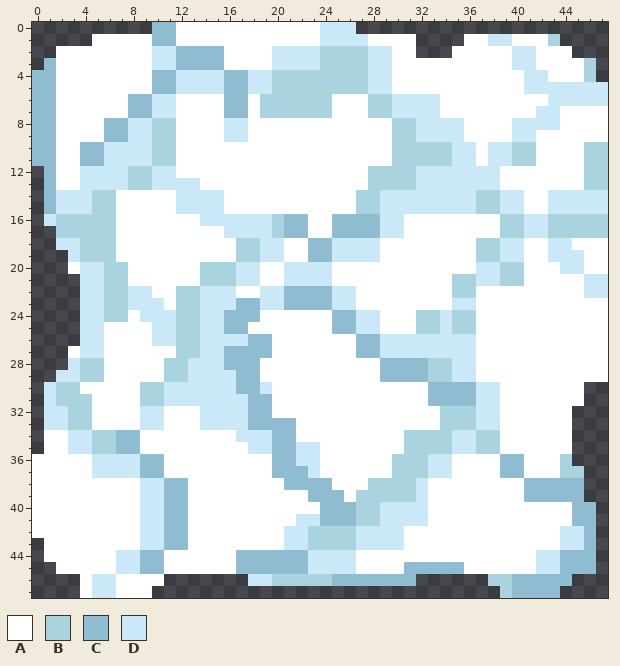
Two versions of one pixel-art sprite, Resources/Images/Map/cushion.png. Above is the file before it was changed.
The file is 48x48 pixels.
Palette (. is transparent): A #ffffff  B #a8d3df  C #8fbcd1  D #cbe8f8
Pixels before, first column x 0:
 0 ..........CCAAAAAAAAAAAADDD.....................
 1 .....AAAAACCAAAAAAAAAAAADDDDAAAA....AADDAAAB....
 2 ..AAAAAAAADDCCCCAAAADDDDBBBBDDAA...AAAAADDAAA...
 3 .CAAAAAAAADDCCCCAAAADDDDBBBBDDAAAAAAAAAADDAAAAB.
 4 CCAAAAAAAACCDDDDCCDDBBBBBBBBDDAAAAAAAAAAADDAAAB.
 5 CCAAAAAAAACCDDDDCCDDBBBBBBBBDDAAAAAAAAAAADDDDDDD
 6 CCAAAAAACCDDAAAACCABBBBBBAAABBDDDDAAAAAAAAADDDDD
 7 CCAAAAAACCDDAAAACCABBBBBBAAABBDDDDAAAAAAAADDAAAA
 8 CCAAAACCDDBBAAAADDAAAAAAAAAAAABBDDDDAAAADDDDAAAA
 9 CCAAAACCDDBBAAAADDAAAAAAAAAAAABBDDDDAAAADDAAAAAA
10 CCAACCDDDDBBAAAAAAAAAAAAAAAAAABBBBBDDADDBBAAAABB
11 CCAACCDDDDBBAAAAAAAAAAAAAAAAAABBBBBDDADDBBAAAABB
12 .CAADDDDBBDDAAAAAAAAAAAAAAAABBBBDDDDDDDAAAAAAABB
13 .CAADDDDBBDDDDAAAAAAAAAAAAAABBBBDDDDDDDAAAAAAABB
14 .CDDDBBAAAAADDDDAAAAAAAAAAABBDDDDDDDDBBDDAADDDDD
15 .CDDDBBAAAAADDDDAAAAAAAAAAABBDDDDDDDDBBDDAADDDDD
16 .DBBBBBAAAAAAADDDDDDBCCAACCCCDDAAAAAAAABBDDBBBBB
17 ..BBBBBAAAAAAAAADDDDBCCAACCCCDDAAAAAAAABBDDBBBBB
18 ..DDBBBAAAAAAAAAABBDDAACCDDDDAAAAAAAABBDDAADDAAA
19 ...DBBBAAAAAAAAAABBDDAACCDDDDAAAAAAAABBDDAADDDAA
20 ...ADDBBAAAAAABBBDDAADDDDAAAAAAAAAAAADDBBAAADDAA
21 ....DDBBAAAAAABBBDDAADDDDAAAAAAAAAABBDDBBAAAAADD
22 ....DDBBDDAABBDDDAADDCCCCDDAAAAAAAABBAAAAAAAAADD
23 ....DDBBDDDABBDDDCCDDCCCCDDAAAAAAAADDAAAAAAAAAAA
24 ....DDBBADDDBBDDCCCAAAAAACCDDAAABBDBBAAAAAAAAAAA
25 ....DDAAAADDBBDDCCAAAAAAACCDDAAABBDBBAAAAAAAAAAA
26 ....DDAAAADDBBDDDDCCAAAAAAACCDDDDDDDDAAAAAAAAAAA
27 ...ADDAAAAAABBDDCCCCAAAAAAACCDDDDDDDDAAAAAAAAAAA
28 ...DBBAAAAABBDDDCCCAAAAAAAAAACCCCBBDDAAAAAAAAAAA
29 ..DDBBAAAAABBDDDDCCAAAAAAAAAACCCCBBDDAAAAAAAAAAA
30 .DBBAAAAABBDDDDDDCCDAAAAAAAAAAAAACCCCDDAAAAAAA..
31 .DBBBAAAABBDDDDDDDCCAAAAAAAAAAAAACCCCDDAAAAAAA..
32 .DDBBAAAADDAAADDDDCCAAAAAAAAAAAAAABBBDDAAAAAA...
33 .DDBBAAAADDAAADDDDCCCCAAAAAAAAAAAABBBDDAAAAAA...
34 .AADDBBCCAAAAAAAADDDCCAAAAAAAAABBBBDDBBAAAAAA...
35 .AADDBBCCAAAAAAAAADDCCDDAAAAAAABBBBDDBBAAAAAA...
36 AAAAADDDDCCAAAAAAAAACCDDAAAAAABBBDDAAAACCAAAB...
37 AAAAADDDDCCAAAAAAAAACCCDAAAAAABBBDDAAAACCAAABB..
38 AAAAAAAAADDCCAAAAAAAACCCCAAABBBBDAAAAAAAACCCCC..
39 AAAAAAAAADDCCAAAAAAAAAACCCABBBBBDAAAAAAAACCCCC..
40 AAAAAAAAADDCCAAAAAAAAAAACCCBBDDDDAAAAAAAAAAAACC.
41 AAAAAAAAADDCCAAAAAAAAADDCCCBBDDDDAAAAAAAAAAAACC.
42 AAAAAAAAADDCCAAAAAAAADDBBBBDDDDAAAAAAAAAAAAADDC.
43 .AAAAAAAADDCCAAAAAAAADDBBBBDDDDAAAAAAAAAAAAADDC.
44 .AAAAAADDCCAAAAAACCCCCCDDDDAAAAAAAAAAAAAAADDCCC.
45 ..AAAAADDCCAAAAAACCCCCCDDDDAAAACCCCCAAAAAADDCCC.
46 ....ADDAAAA.......DDBBBBBCCCCCCC......BBCCCCC...
47 ....ADDAAA.............................BCCCC....
And afterwards:
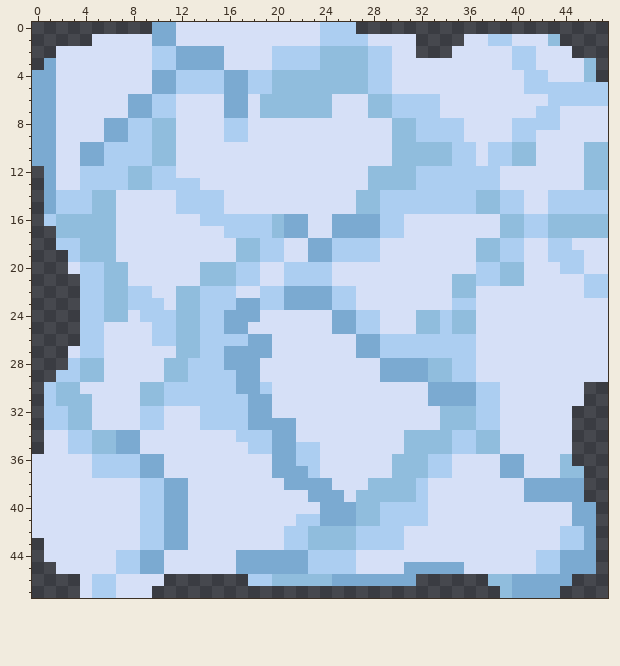
Diff:
Colour A changes from #ffffff to #d6e0f7.
Colour B changes from #a8d3df to #90bddd.
Colour C changes from #8fbcd1 to #7baad1.
Colour D changes from #cbe8f8 to #accef1.
